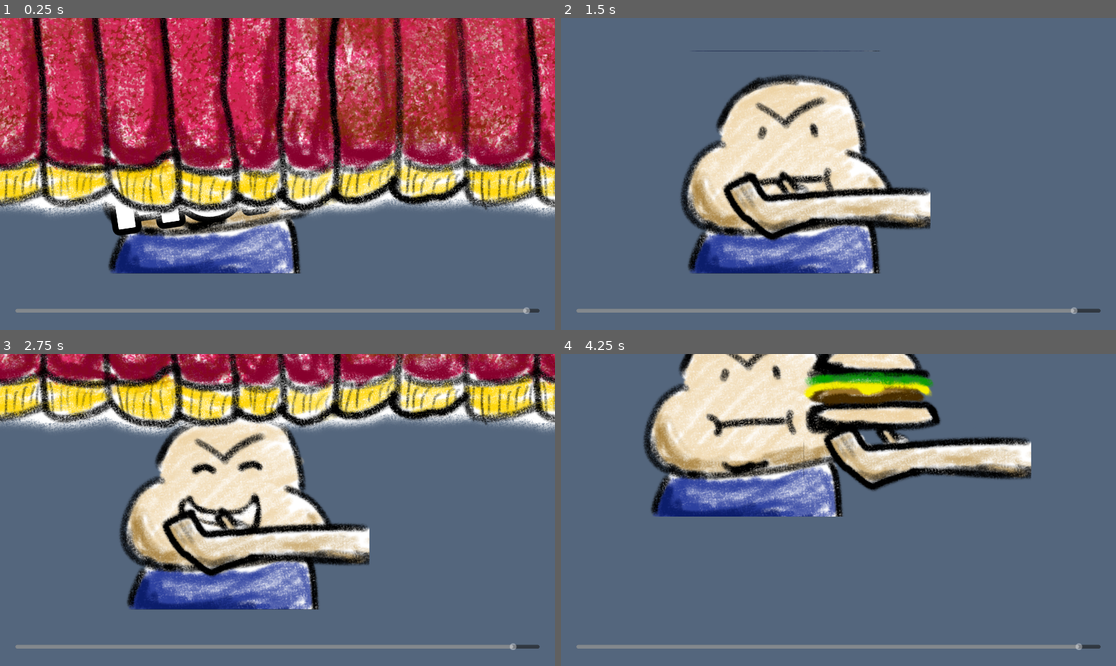
Above: before the commit, frames 1-4 (two rows, left to right).
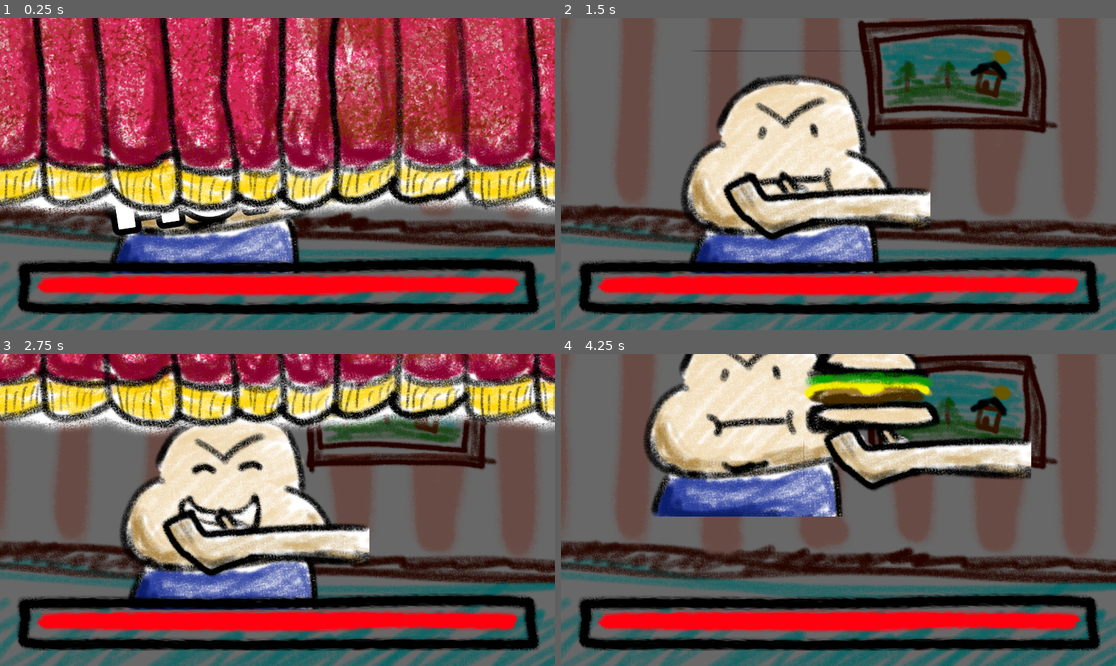
Above: after the commit, the same moments.

Repository: hellocld/ggj_2024
Game: Godot game, scene res://src/main/main.tscn
Same seed, same stepped clock (60 frames per second), same inputs: the game is played once before the commit and once after it.
Inputs:
- Up to frame 1 (0.25 s): no input
- Up to frame 2 (1.5 s): hold Right (move_right) 0.53-1.28 s; tap Space (interact) at 0.6, 1.35 s; hold Down (move_down) from 1.28 s (still down)
- Up to frame 3 (2.75 s): release Down (move_down) at 2.03 s; hold Right (move_right) from 2.03 s (still down); tap Space (interact) at 2.1 s
- Up to frame 4 (4.25 s): release Right (move_right) at 2.78 s; hold Up (move_up) 2.78-3.53 s; tap Space (interact) at 2.85, 3.6 s; hold Left (move_left) from 3.53 s (still down)

The runs differ from the first frame. In frame 1, 26% of the frame differs, in the area x 0-100%, y 12-100%; in frame 2, 56%, in the area x 0-100%, y 0-100%; in frame 3, 42%; in frame 4, 52%.

Commit message:
Progress bar tex, background

Diff:
--- a/MinigameTimer.gd
+++ b/MinigameTimer.gd
@@ -1,6 +1,6 @@
 extends Control
 
-@export var timer_slider:HSlider
+@export var timer_slider:TextureProgressBar
 
 var _running:= false
 
--- a/src/minigames/monch/mini_3d_monch.tscn
+++ b/src/minigames/monch/mini_3d_monch.tscn
@@ -18,6 +18,7 @@
 [ext_resource type="Script" path="res://src/minigames/monch/food.gd" id="13_oknfu"]
 [ext_resource type="Script" path="res://src/minigames/monch/arm.gd" id="14_5uyai"]
 [ext_resource type="PackedScene" uid="uid://caammmp2njvsd" path="res://src/minigames/monch/monch_particle.tscn" id="15_crwb6"]
+[ext_resource type="Texture2D" uid="uid://nstuul0fa01g" path="res://assets/images/monch_back/monch_back.png" id="19_qiyo4"]
 
 [sub_resource type="StandardMaterial3D" id="StandardMaterial3D_xy452"]
 transparency = 1
@@ -75,8 +76,16 @@
 [sub_resource type="QuadMesh" id="QuadMesh_n2uqh"]
 material = SubResource("StandardMaterial3D_va8e4")
 
+[sub_resource type="StandardMaterial3D" id="StandardMaterial3D_crx8q"]
+shading_mode = 0
+albedo_color = Color(0.407843, 0.407843, 0.407843, 1)
+albedo_texture = ExtResource("19_qiyo4")
+
+[sub_resource type="QuadMesh" id="QuadMesh_a0ll5"]
+material = SubResource("StandardMaterial3D_crx8q")
+size = Vector2(4, 4)
+
 [sub_resource type="Environment" id="Environment_l28su"]
-background_mode = 1
 background_color = Color(0.329412, 0.4, 0.490196, 1)
 
 [node name="Mini3D_Monch" type="Node3D"]
@@ -142,9 +151,9 @@
 [node name="MeshInstance3D" type="MeshInstance3D" parent="Arm"]
 mesh = SubResource("QuadMesh_n2uqh")
 
-[node name="Timer" type="Timer" parent="."]
-
-[node name="AnimationPlayer" type="AnimationPlayer" parent="."]
+[node name="Background" type="MeshInstance3D" parent="."]
+transform = Transform3D(1, 0, 0, 0, 1, 0, 0, 0, 1, 0, 0, -0.18)
+mesh = SubResource("QuadMesh_a0ll5")
 
 [node name="Camera3D" type="Camera3D" parent="."]
 transform = Transform3D(1, 0, 0, 0, 1, 0, 0, 0, 1, 0, 0, 0.902)
--- a/src/ui/minigame_timer/minigame_timer.tscn
+++ b/src/ui/minigame_timer/minigame_timer.tscn
@@ -1,6 +1,8 @@
-[gd_scene load_steps=2 format=3 uid="uid://hbncdk6hdlak"]
+[gd_scene load_steps=4 format=3 uid="uid://hbncdk6hdlak"]
 
 [ext_resource type="Script" path="res://MinigameTimer.gd" id="1_1rdoj"]
+[ext_resource type="Texture2D" uid="uid://bk2i25yckeloi" path="res://assets/images/progress_bar/progress_bar_border.png" id="2_4unrp"]
+[ext_resource type="Texture2D" uid="uid://djqs7cpn7tocl" path="res://assets/images/progress_bar/progress_bar_fill.png" id="3_2uvx7"]
 
 [node name="MinigameTimer" type="Control" node_paths=PackedStringArray("timer_slider")]
 layout_mode = 3
@@ -10,7 +12,7 @@
 grow_horizontal = 2
 grow_vertical = 2
 script = ExtResource("1_1rdoj")
-timer_slider = NodePath("MarginContainer/HSlider")
+timer_slider = NodePath("MarginContainer/TextureProgressBar")
 
 [node name="MarginContainer" type="MarginContainer" parent="."]
 layout_mode = 1
@@ -24,9 +26,17 @@
 theme_override_constants/margin_right = 32
 theme_override_constants/margin_bottom = 32
 
-[node name="HSlider" type="HSlider" parent="MarginContainer"]
+[node name="TextureProgressBar" type="TextureProgressBar" parent="MarginContainer"]
 layout_mode = 2
 size_flags_vertical = 8
+max_value = 15.0
 step = 0.001
-editable = false
-scrollable = false
+value = 15.0
+nine_patch_stretch = true
+stretch_margin_left = 60
+stretch_margin_top = 60
+stretch_margin_right = 60
+stretch_margin_bottom = 60
+texture_under = ExtResource("2_4unrp")
+texture_progress = ExtResource("3_2uvx7")
+tint_progress = Color(1, 0, 0.0588235, 1)
Binary file added: assets/images/monch_back/monch_back.png
Not shown, added: assets/images/monch_back/monch_back.png.import
Binary file added: assets/images/progress_bar/progress_bar_border.png
Not shown, added: assets/images/progress_bar/progress_bar_border.png.import
Binary file added: assets/images/progress_bar/progress_bar_fill.png
Not shown, added: assets/images/progress_bar/progress_bar_fill.png.import
Not shown: 1 places in src/minigames/monch/mini_3d_monch.tscn that only renumber resources
Not shown, added: assets/images/monch_back/monch_back.kra
Not shown, added: assets/images/progress_bar/progress_bar.kra
Not shown, added: assets/images/progress_bar/progress_bar.kra-autosave.kra
